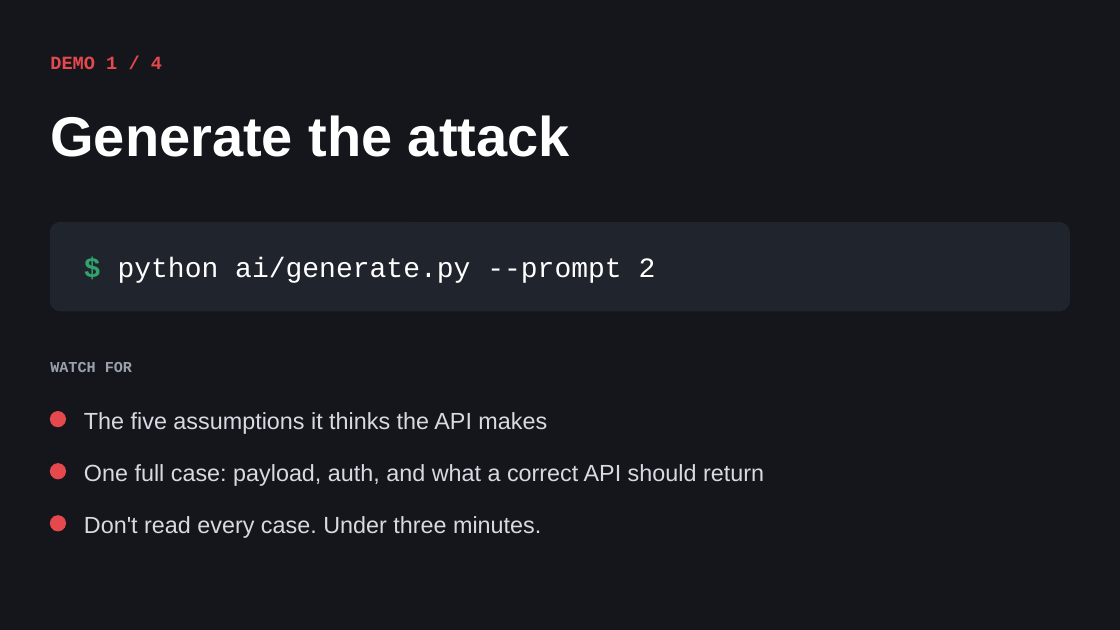
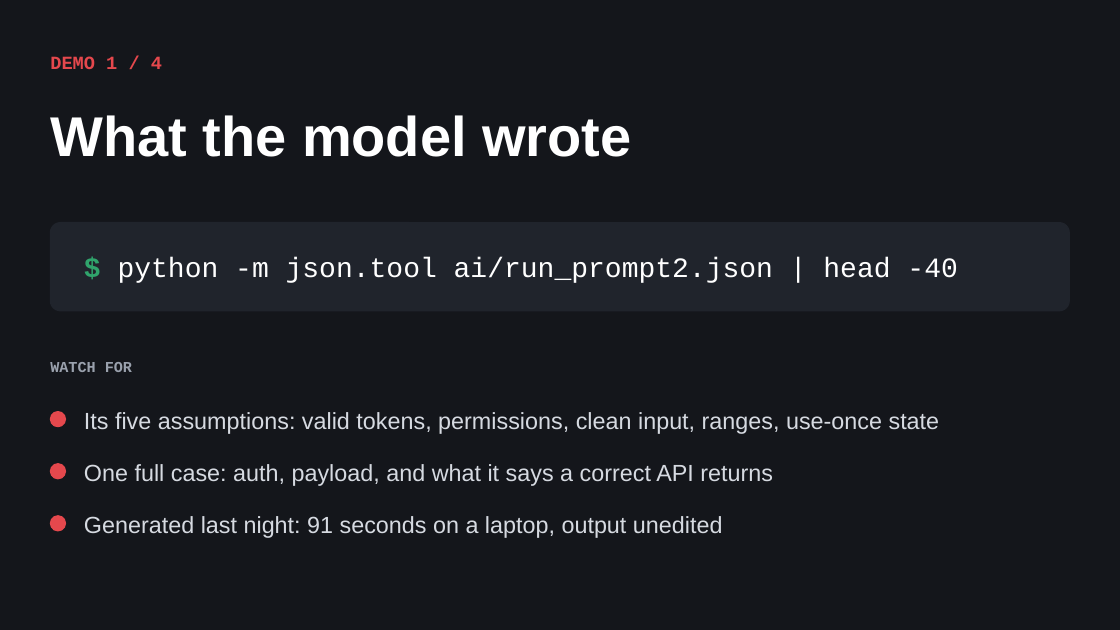
Before and after one commit to vidyarathna/break-my-api, a slide deck: slide 7 of slides/Break-My-API.pptx. Drawn at 1120x630 pixels with LibreOffice and Linux fonts; fonts in the diff are those of the drawing. Boxes give left, top, right and bottom in pixels: in the first picture for what was removed or moved away, otherwise in the second. Text is boxed around its words. In the diff, an @@ line names an element or a change of style, - is before the commit and + after.

Commit message:
Use real model run in slides; add guide and run outputs

```diff
--- a/slides/Break-My-API.pptx
+++ b/slides/Break-My-API.pptx
@@ text at (50,115,631,157): text changed @@
-Generate the attack
+What the model wrote
@@ text at (118,258,957,283): text changed @@
-$ python ai/generate.py --prompt 2
+$ python -m json.tool ai/run_prompt2.json | head -40
@@ text at (84,412,940,434): text changed @@
-The five assumptions it thinks the API makes
+Its five assumptions: valid tokens, permissions, clean input, ranges, use-once state
@@ text at (84,464,773,486): text changed @@
-One full case: payload, auth, and what a correct API should return
+One full case: auth, payload, and what it says a correct API returns
@@ text at (84,516,723,538): text changed @@
-Don't read every case. Under three minutes.
+Generated last night: 91 seconds on a laptop, output unedited
```
Also in this commit, not shown: 1 other slide changed, 1 slide added, 1 slide removed, 5 other files.
